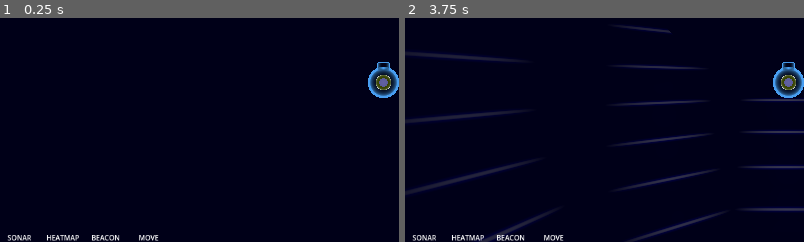
Above: before the commit, frames 1-2 (left to right).
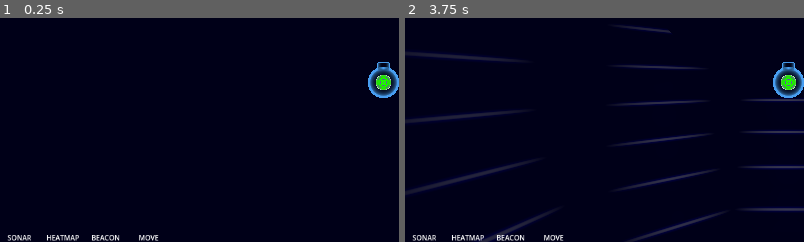
Above: after the commit, the same moments.

Repository: squirrelsoftcompany/LD57
Game: Godot game, scene res://Scenes/test_scene.tscn
Two runs of this game, one before a commit and one after it. Both use one fixed random seed, a clock stepped at 60 frames per second and the inputs below.
Inputs (mouse positions are % of the whole screen's width and height, from its top left):
- Up to frame 1 (0.25 s): no input
- Up to frame 2 (3.75 s): click "H" at 0.5 s; click "H" at 1.25 s; click "H" at 2 s; click "S" at 2.75 s; tap Enter at 3.5 s; move the mouse to (72, 45) at 3.52 s; tap Space (mi_launch) at 3.6 s; click (72, 45) at 3.67 s
The pictures show only the part of the screen within x 2-52%, y 36-86%; the shares and areas given below are measured in that part.

The runs differ from the first frame. In frame 1, 0.2% of the frame differs, in the area x 94-98%, y 25-33%; in frame 2, 0.2%.

Commit message:
battery script
signal to be connected

Diff:
--- a/Scenes/submarine.tscn
+++ b/Scenes/submarine.tscn
@@ -1,9 +1,10 @@
-[gd_scene load_steps=15 format=3 uid="uid://dqbw1tiffrucc"]
+[gd_scene load_steps=16 format=3 uid="uid://dqbw1tiffrucc"]
 
 [ext_resource type="Material" uid="uid://drbx2dl3osytb" path="res://Material/submarine.tres" id="1_hyx2r"]
 [ext_resource type="Shader" uid="uid://dk4sm3onhvv5y" path="res://Material/Shader/Battery.tres" id="1_ue3ij"]
 [ext_resource type="Script" uid="uid://c50o8q85h8swa" path="res://Scripts/submarine_collision.gd" id="2_74qfh"]
 [ext_resource type="Script" uid="uid://q3d6ji8vvuui" path="res://Scripts/Scanner/sonar.gd" id="3_je60v"]
+[ext_resource type="Script" uid="uid://fbxmq0aom74v" path="res://Scripts/battery.gd" id="3_s8co7"]
 [ext_resource type="AudioStream" uid="uid://b3eksy1eph2sc" path="res://SFX/AlarmShort.mp3" id="3_tq48s"]
 [ext_resource type="AudioStream" uid="uid://civsstm6861iv" path="res://SFX/Bonk.mp3" id="6_a07w3"]
 
@@ -12,7 +13,7 @@
 shader = ExtResource("1_ue3ij")
 shader_parameter/max_charge = 5.0
 shader_parameter/mesh_length = 4.0
-shader_parameter/charge = 2.905
+shader_parameter/charge = 0.0
 
 [sub_resource type="CapsuleMesh" id="CapsuleMesh_a07w3"]
 height = 4.0
@@ -51,6 +52,7 @@
 material_override = SubResource("ShaderMaterial_je60v")
 cast_shadow = 0
 mesh = SubResource("CapsuleMesh_a07w3")
+script = ExtResource("3_s8co7")
 
 [node name="MeshInstance3D" type="MeshInstance3D" parent="."]
 transform = Transform3D(1, 0, 0, 0, -4.37114e-08, -1, 0, 1, -4.37114e-08, 0, 0, 0)
--- /dev/null
+++ b/Scripts/battery.gd
@@ -0,0 +1,15 @@
+extends MeshInstance3D
+
+var max_charge : float = 10
+var charge : float = 0
+
+#TODO : signals
+
+func _ready():
+	max_charge = GlobalPlayerStates.maxEnergy
+	charge = GlobalPlayerStates.current_energy
+	material_override.set_shader_parameter("charge",charge)
+	material_override.set_shader_parameter("max_charge",max_charge)
+
+func _energy_change():
+	material_override.set_shader_parameter("charge",charge)
Not shown, added: Scripts/battery.gd.uid
